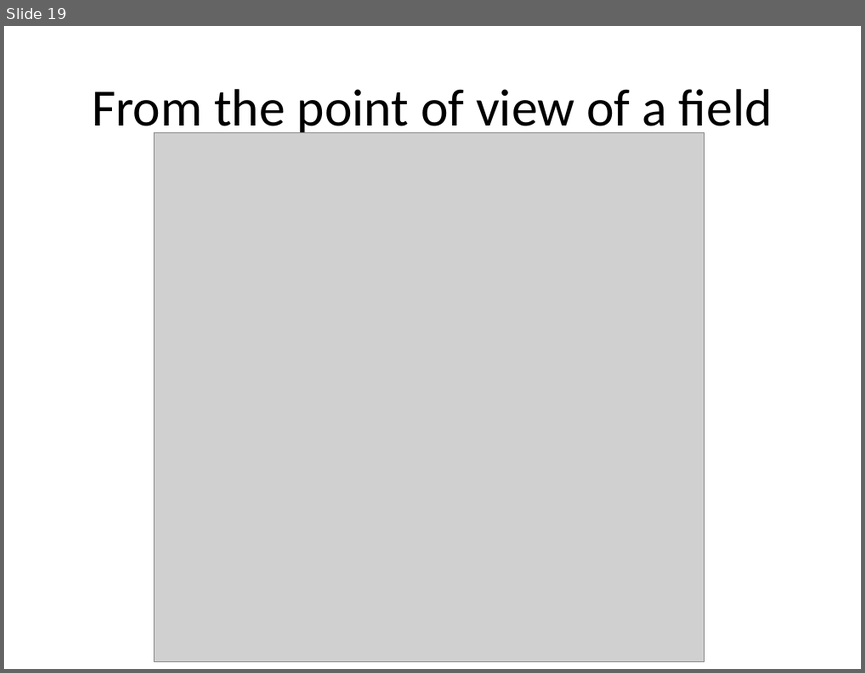
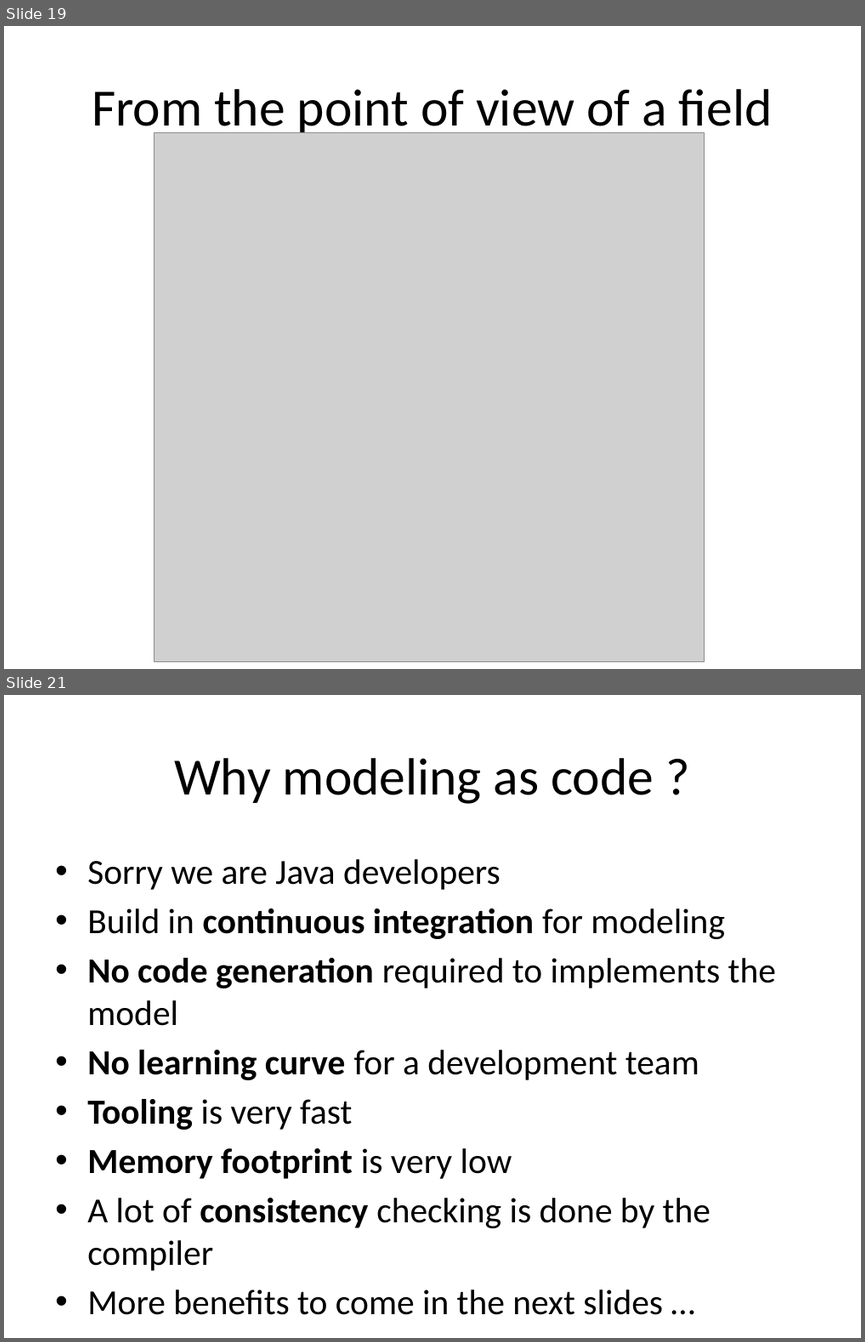
Before and after one commit to lesfurets/mdl4ui, a slide deck: mdl4ui-docs/mdl4ui_cg2013.pptx. Shown one above the other, each under a label of ours: slide 19 before the commit, slides 19 and 21 after it; the slides between them are not shown. The pictures are 865x673 and 865x1342 pixels, drawn with LibreOffice and Linux fonts; fonts in the diff are those of the drawing; grey boxes stand for pictures. Boxes give left, top, right and bottom in pixels: in the first picture for what was removed or moved away, otherwise in the second. Text is boxed around its words. In the diff, an @@ line names an element or a change of style, - is before the commit and + after.

```diff
--- a/mdl4ui-docs/mdl4ui_cg2013.pptx
+++ b/mdl4ui-docs/mdl4ui_cg2013.pptx
@@ slide 21 added at (4,695,861,1338), background #FFFFFF @@
@@ title added at (174,758,653,804), 44 pt, text #000000 @@
+Why modeling as code ?
@@ text added at (87,859,776,1315), 29.6 pt, text #000000 @@
+• Sorry we are Java developers
+• Build in continuous integration for modeling
+• No code generation required to implements the model
+• No learning curve for a development team
+• Tooling is very fast
+• Memory footprint is very low
+• A lot of consistency checking is done by the compiler
+• More benefits to come in the next slides …
```
Also in this commit, not shown: 9 other slides added, 22 other files.
